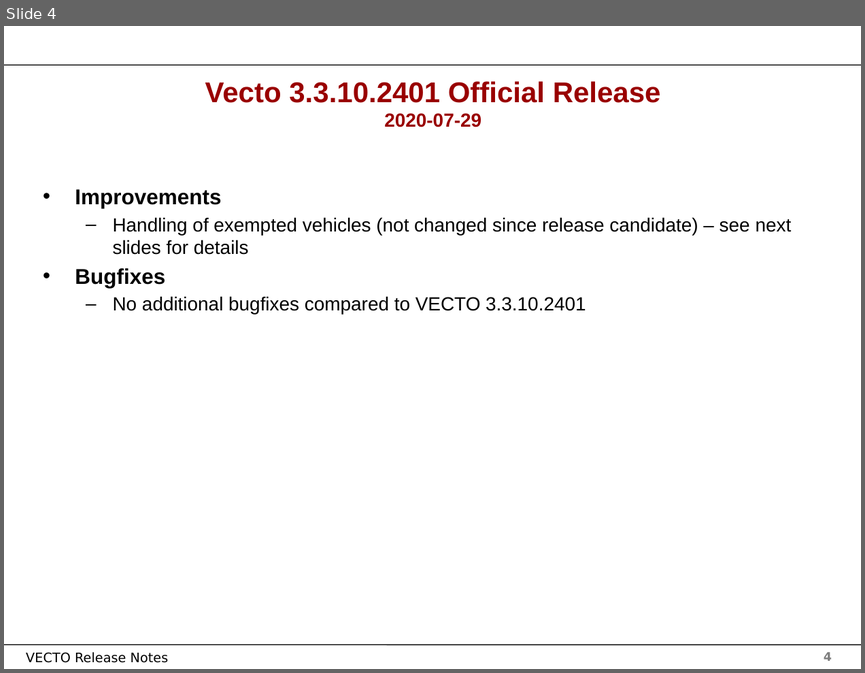
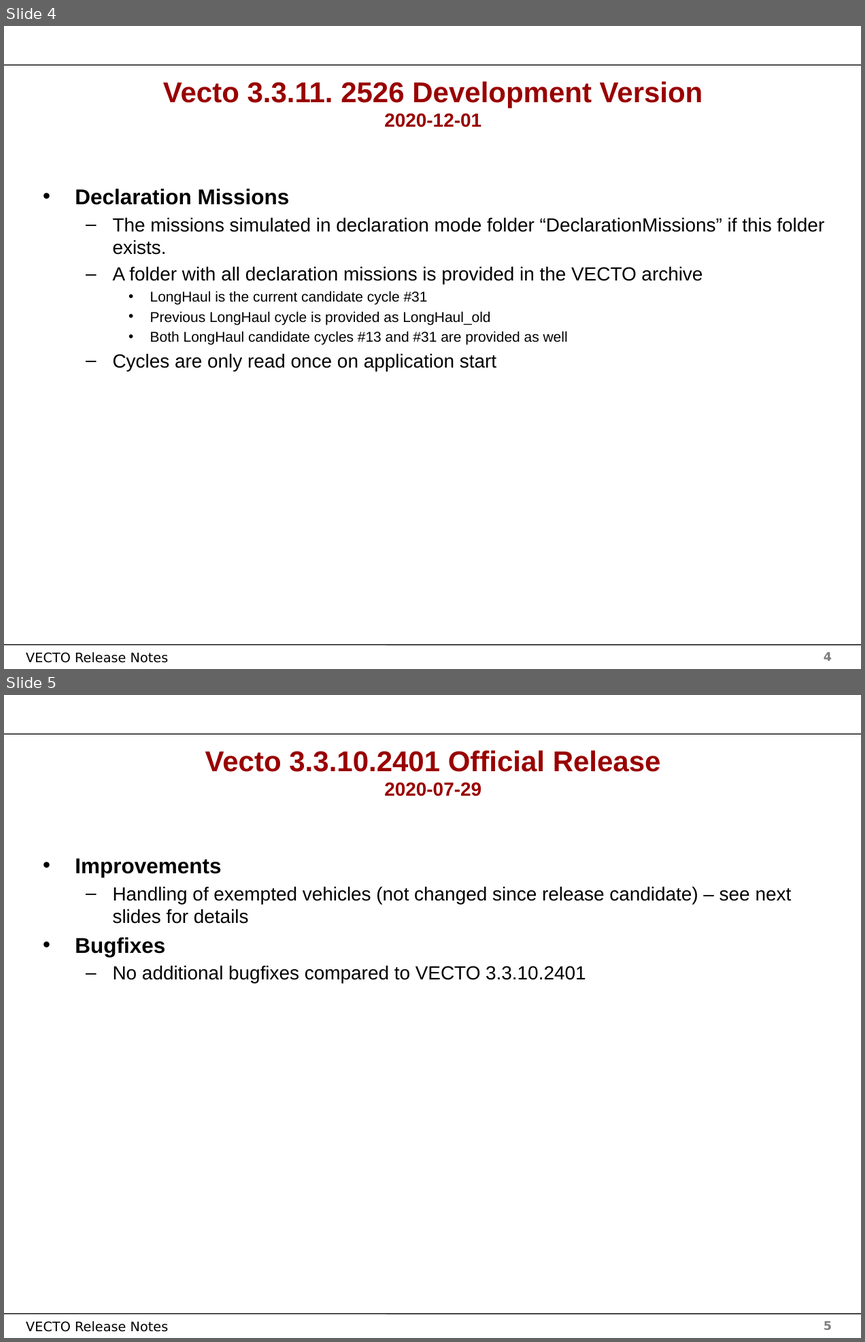
Before and after one commit to mohgsaad-art/VECTO, a slide deck: Documentation/User Manual Source/Release Notes Vecto3.x.pptx. Shown one above the other, each under a label of ours: slide 4 before the commit, slides 4 and 5 after it. The pictures are 865x673 and 865x1342 pixels, drawn with LibreOffice and Linux fonts; fonts in the diff are those of the drawing; background and template pictures are left out. Boxes give left, top, right and bottom in pixels: in the first picture for what was removed or moved away, otherwise in the second. Text is boxed around its words. In the diff, an @@ line names an element or a change of style, - is before the commit and + after.

```diff
--- a/Documentation/User Manual Source/Release Notes Vecto3.x.pptx
+++ b/Documentation/User Manual Source/Release Notes Vecto3.x.pptx
@@ slide 4 added at (4,26,861,669), background #FFFFFF; not listed: 4 template elements that a slide beside it also shows @@
@@ title added at (163,81,703,127), 24 pt, text #990000, bold @@
+Vecto 3.3.11. 2526 Development Version
+2020-12-01
@@ text added at (75,189,824,371), 16 pt, text #000000 @@
+• Declaration Missions
+  – The missions simulated in declaration mode folder “DeclarationMissions” if this folder exists.
+  – A folder with all declaration missions is provided in the VECTO archive
+    • LongHaul is the current candidate cycle #31
+    • Previous LongHaul cycle is provided as LongHaul_old
+    • Both LongHaul candidate cycles #13 and #31 are provided as well
+  – Cycles are only read once on application start
@@ what was slide 4 is now slide 5 @@
@@ page number at (823,1321,832,1329): text changed @@
-4
+5
```
Also in this commit, not shown: 3 slides changed, 1 other file.
